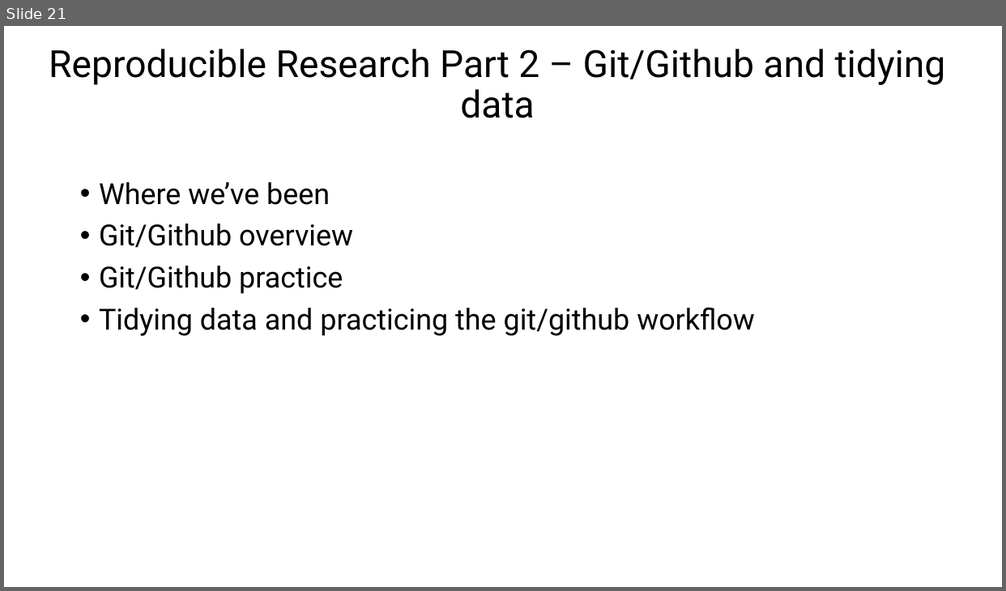
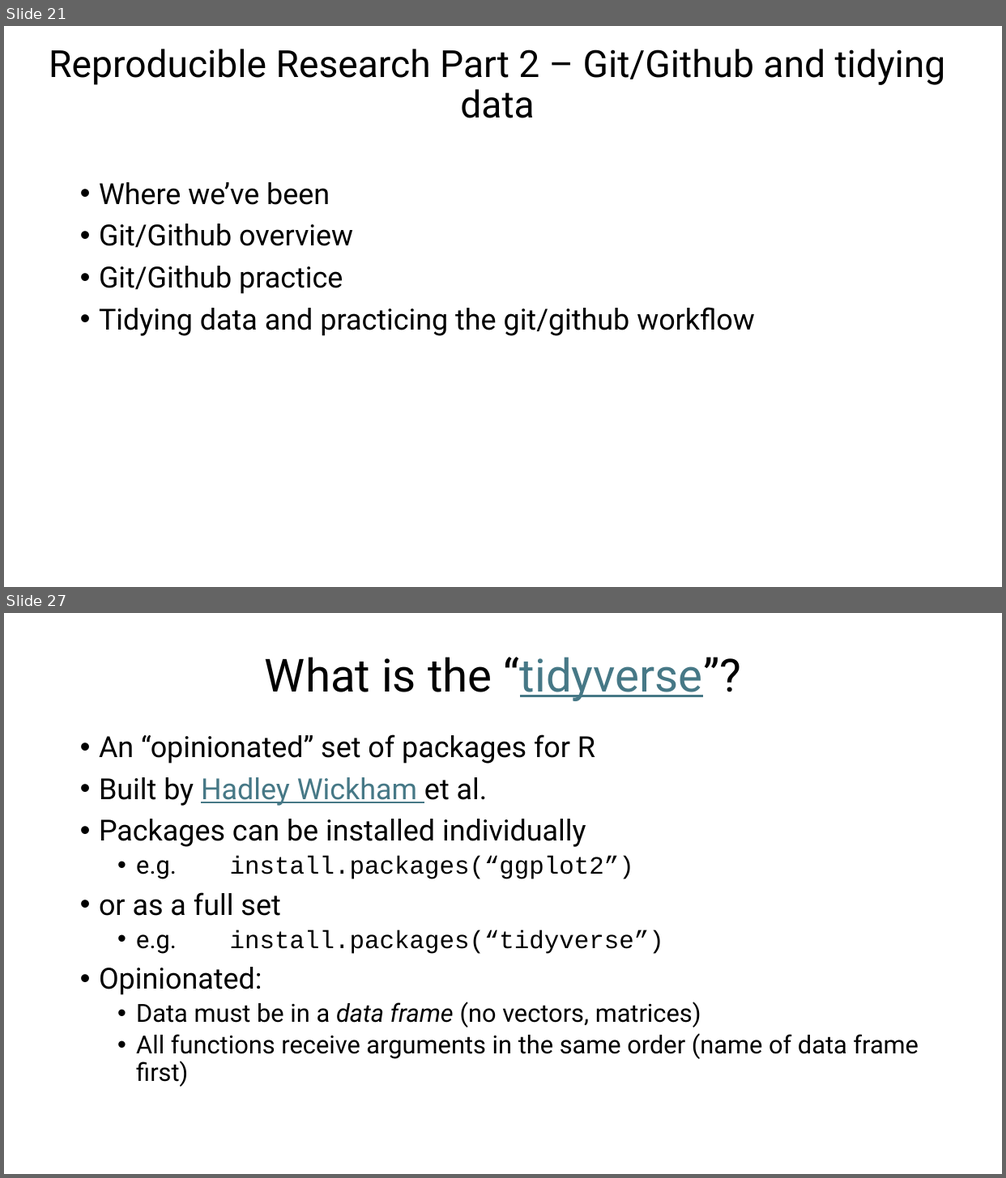
Before and after one commit to marissadyck/reproducible-research-R-ASM, a slide deck: docs/Reproducible research in R.pptx. Shown one above the other, each under a label of ours: slide 21 before the commit, slides 21 and 27 after it; the slides between them are not shown. The pictures are 1006x591 and 1006x1178 pixels, drawn with LibreOffice and Linux fonts; fonts in the diff are those of the drawing. Boxes give left, top, right and bottom in pixels: in the first picture for what was removed or moved away, otherwise in the second. Text is boxed around its words. In the diff, an @@ line names an element or a change of style, - is before the commit and + after.

```diff
--- a/docs/Reproducible research in R.pptx
+++ b/docs/Reproducible research in R.pptx
@@ slide 27 added at (x1=4, y1=613, x2=1002, y2=1174), background #FFFFFF @@
@@ title added at (x1=265, y1=657, x2=740, y2=701), 44 pt, text #000000 @@
+What is the “tidyverse”?
@@ text added at (x1=99, y1=735, x2=918, y2=1087), 24 pt, text #000000 @@
+• An “opinionated” set of packages for R
+• Built by Hadley Wickham et al.
+• Packages can be installed individually
+  • e.g. install.packages(“ggplot2”)
+• or as a full set
+  • e.g. install.packages(“tidyverse”)
+• Opinionated:
+  • Data must be in a data frame (no vectors, matrices)
+  • All functions receive arguments in the same order (name of data frame first)
```
Also in this commit, not shown: 8 other slides added, 1 slide removed, 2 other files.
